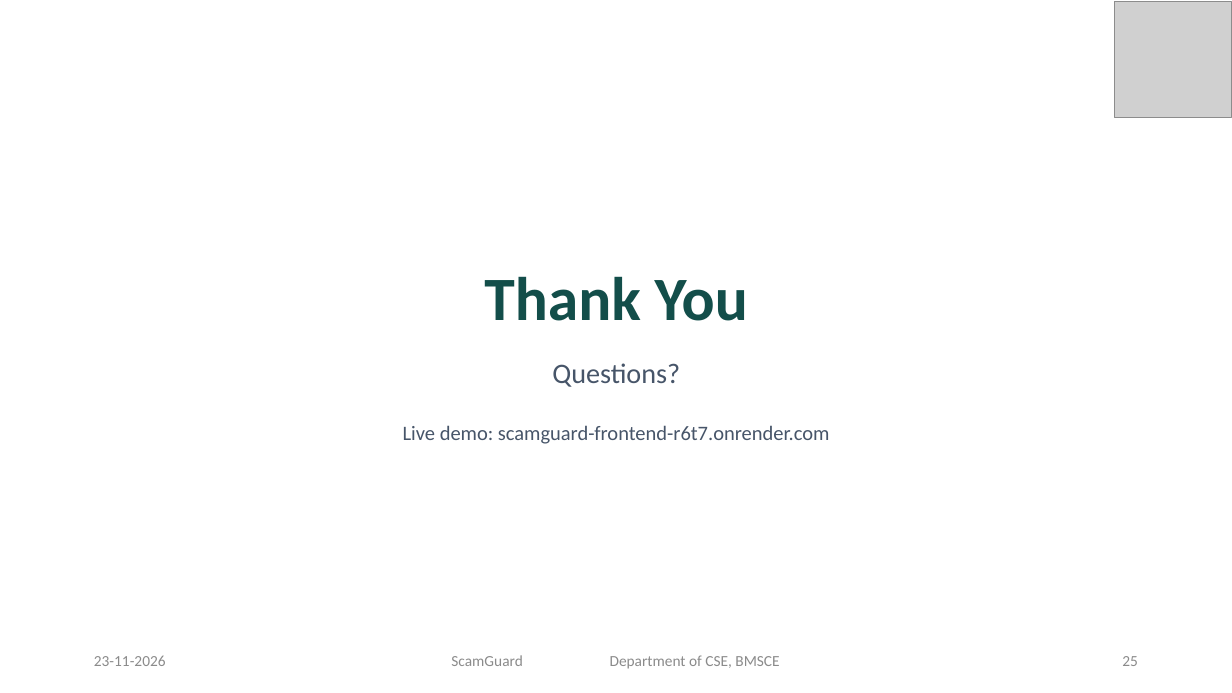
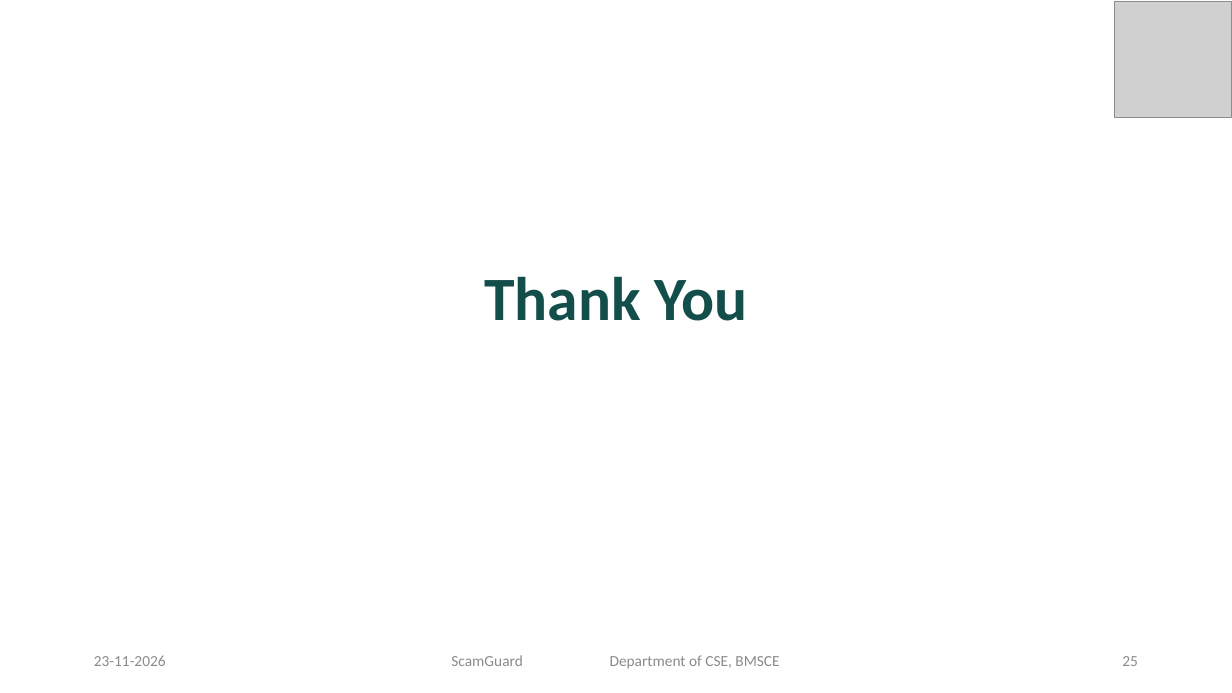
Before and after one commit to priyamthakur275/ScamGuard-AI, a slide deck: slide 25 of docs/presentation/ScamGuard_Final_Presentation.pptx. Drawn at 1232x693 pixels with LibreOffice and Linux fonts; fonts in the diff are those of the drawing; grey boxes stand for pictures. Boxes give left, top, right and bottom in pixels: in the first picture for what was removed or moved away, otherwise in the second. Text is boxed around its words. In the diff, an @@ line names an element or a change of style, - is before the commit and + after.

Commit message:
PPT: simplify last slide

```diff
--- a/docs/presentation/ScamGuard_Final_Presentation.pptx
+++ b/docs/presentation/ScamGuard_Final_Presentation.pptx
@@ text removed at [552,363,680,387] @@
-Questions?
@@ text removed at [403,425,830,444] @@
-Live demo: scamguard-frontend-r6t7.onrender.com
```
